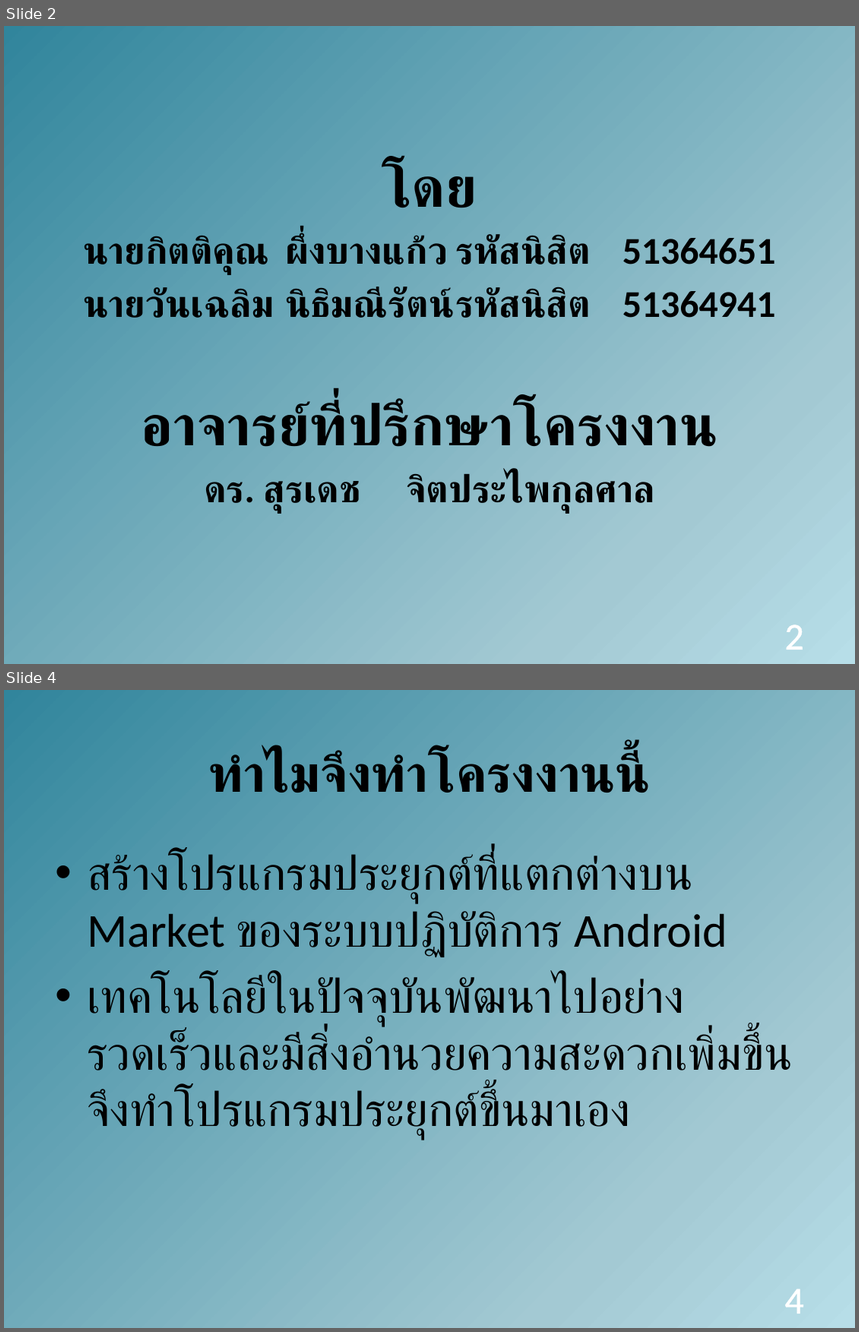
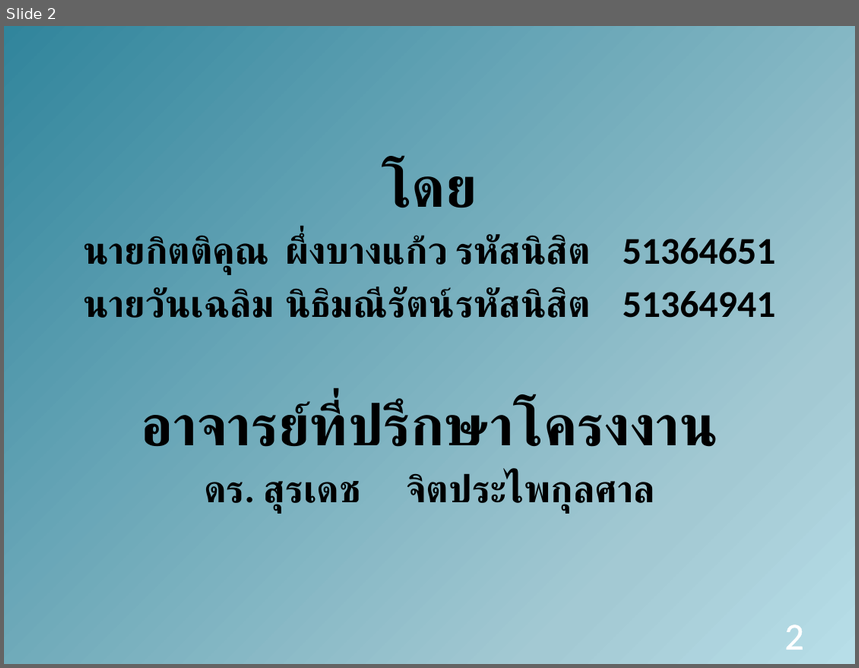
Before and after one commit to amfeelgood/Senior_Project, a slide deck: Doc/ProjectPresentation1.pptx. Shown one above the other, each under a label of ours: slides 2 and 4 before the commit, slide 2 after it; the slides between them are not shown. The pictures are 859x1332 and 859x668 pixels, drawn with LibreOffice and Linux fonts; fonts in the diff are those of the drawing. Boxes give left, top, right and bottom in pixels: in the first picture for what was removed or moved away, otherwise in the second. Text is boxed around its words. In the diff, an @@ line names an element or a change of style, - is before the commit and + after.

```diff
--- a/Doc/ProjectPresentation1.pptx
+++ b/Doc/ProjectPresentation1.pptx
@@ slide 4 removed at (4, 690, 855, 1328), background gradient #B7DEE8 to #A3C9D3 to #31859C to #FFFFFF to #FFEBFA @@
@@ title removed at (208, 752, 640, 793) @@
-ทำไมจึงทำโครงงานนี้
@@ text removed at (87, 853, 793, 1140) @@
-• สร้างโปรแกรมประยุกต์ที่แตกต่างบน Market ของระบบปฏิบัติการ Android
-• เทคโนโลยีในปัจจุบันพัฒนาไปอย่างรวดเร็วและมีสิ่งอำนวยความสะดวกเพิ่มขึ้นจึงทำโปรแกรมประยุกต์ขึ้นมาเอง
@@ page number removed at (785, 1290, 804, 1314) @@
-4
```
Also in this commit, not shown: 8 slides changed, 1 other slide removed.
